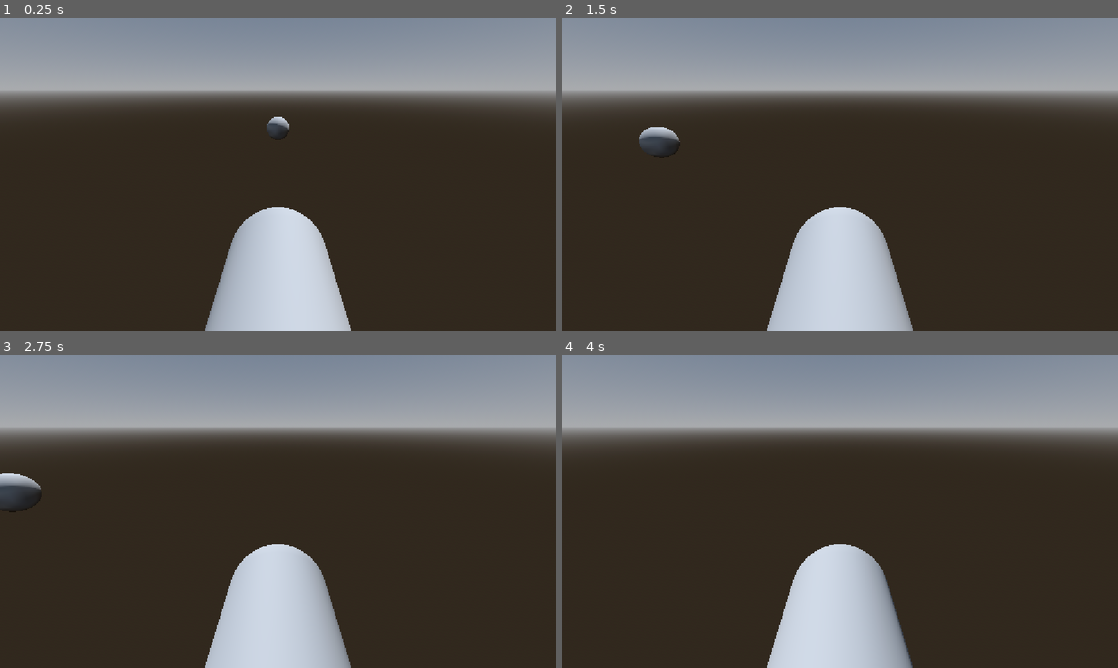
Above: before the commit, frames 1-4 (two rows, left to right).
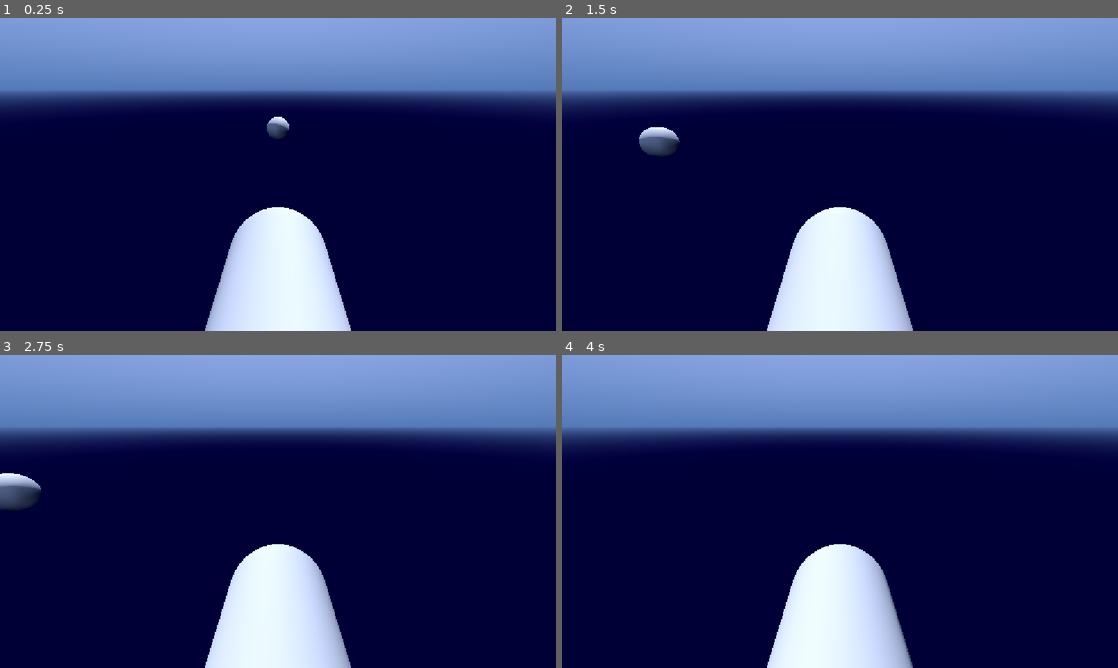
Above: after the commit, the same moments.

Repository: PeterDrake/yachtsinkers
Game: Godot game, scene res://yachtsinkers.tscn
Same seed, same stepped clock (60 frames per second), same inputs: the game is played once before the commit and once after it. Sound files missing from this copy of the repository are replaced by a short silence.
Inputs:
- Up to frame 1 (0.25 s): no input
- Up to frame 2 (1.5 s): tap Enter at 0.5 s; hold Right (ui_right) 0.53-1.28 s; tap Space (space) at 0.6, 1.35 s; hold Left (ui_left) from 1.28 s (still down)
- Up to frame 3 (2.75 s): release Left (ui_left) at 2.03 s; hold Right (ui_right) from 2.03 s (still down); tap Space (space) at 2.1 s
- Up to frame 4 (4 s): tap Space (space) at 2.85, 3.5, 3.6 s; release Right (ui_right) at 3.53 s; hold Left (ui_left) from 3.53 s (still down)

The runs differ from the first frame. In frame 1, 100% of the frame differs, in the area x 0-100%, y 0-100%; in frame 2, 100%; in frame 3, 100%; in frame 4, 100%.
Error in both runs: Out of bounds get index '0' (on base: 'PackedStringArray') (res://player.gd:10)

Commit message:
Edited world environment

Diff:
--- a/yachtsinkers.tscn
+++ b/yachtsinkers.tscn
@@ -4,8 +4,10 @@
 [ext_resource type="PackedScene" uid="uid://baaiohuuwnua8" path="res://buoy.tscn" id="2_xpjbq"]
 
 [sub_resource type="ProceduralSkyMaterial" id="ProceduralSkyMaterial_noarx"]
-sky_horizon_color = Color(0.66224277, 0.6717428, 0.6867428, 1)
-ground_horizon_color = Color(0.66224277, 0.6717428, 0.6867428, 1)
+sky_top_color = Color(0.62549645, 0.72092956, 0.96595246, 1)
+sky_horizon_color = Color(0.3299445, 0.47842848, 0.7221412, 1)
+ground_bottom_color = Color(0.03829214, 0.026294347, 0.22173753, 1)
+ground_horizon_color = Color(0.32941177, 0.47843137, 0.72156864, 1)
 
 [sub_resource type="Sky" id="Sky_a0tk4"]
 sky_material = SubResource("ProceduralSkyMaterial_noarx")
